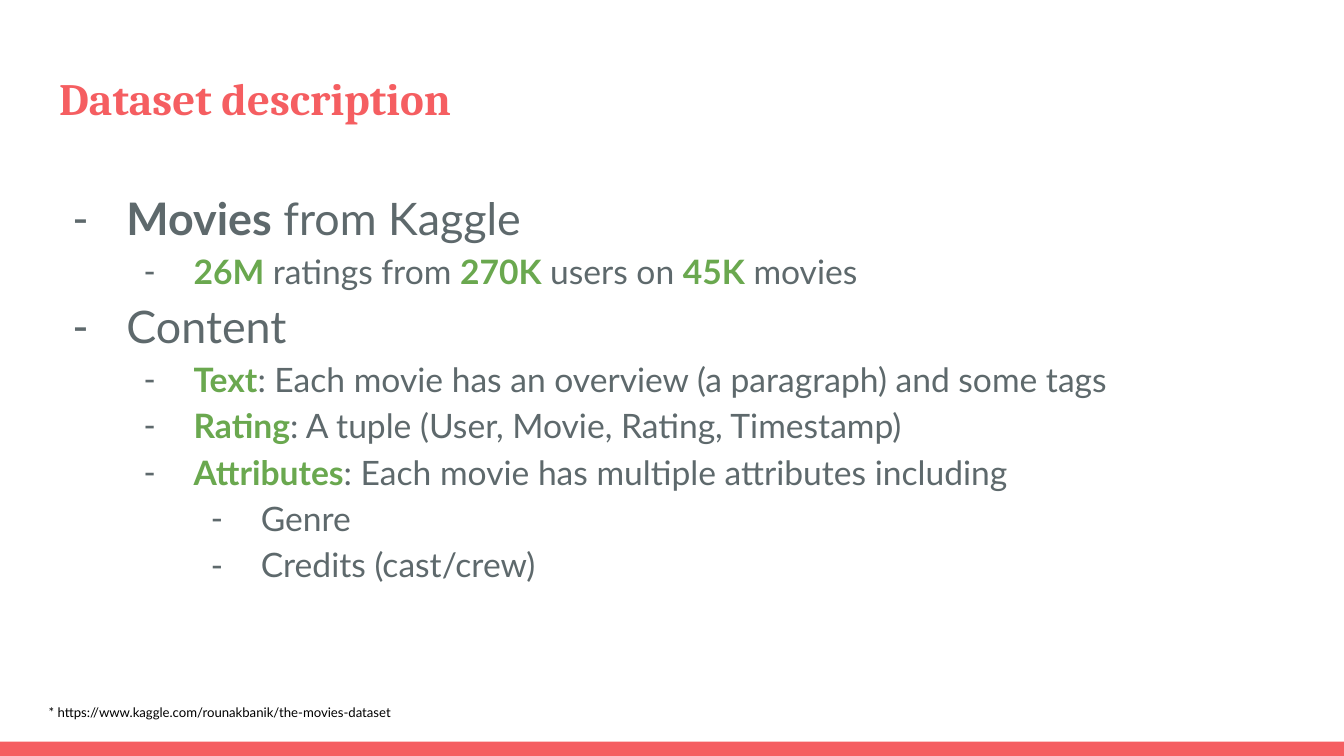
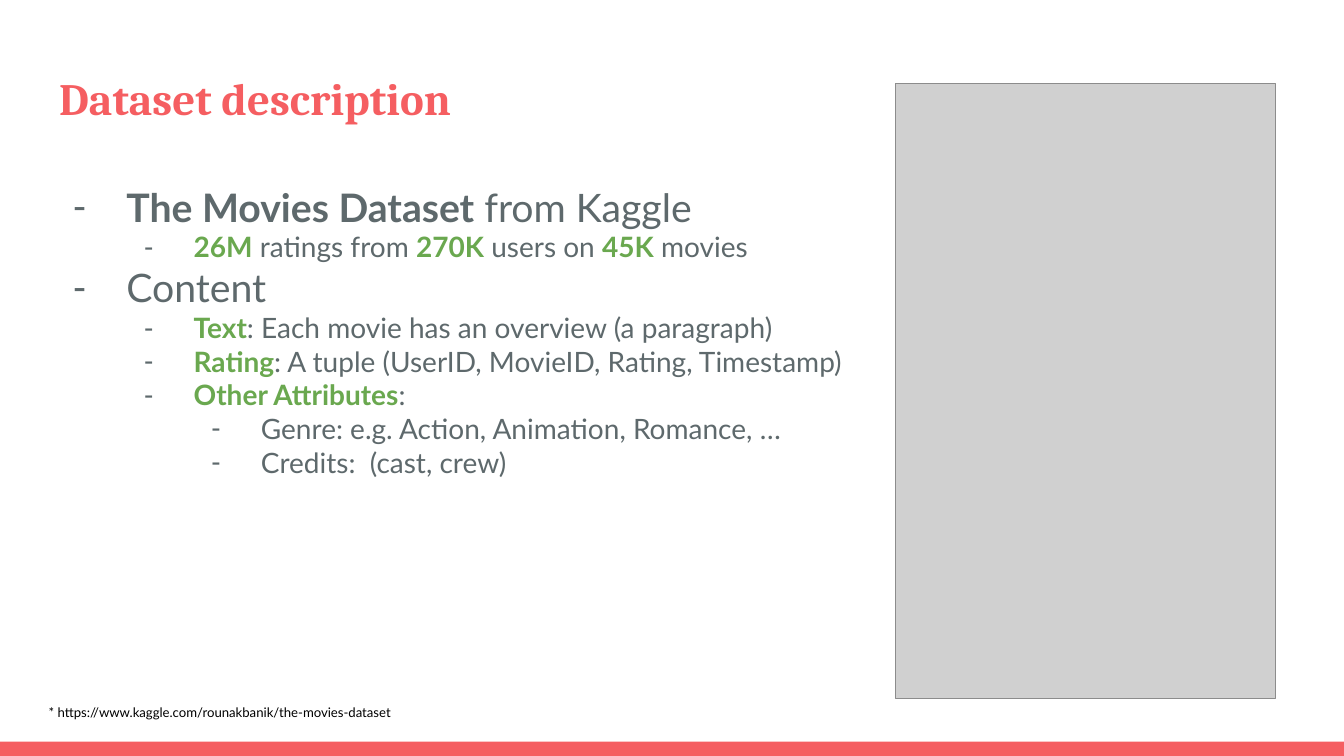
Before and after one commit to drago1234/CSE5525-Final-Project, a slide deck: slide 4 of presentation_v2.0.pptx. Drawn at 1344x756 pixels with LibreOffice and Linux fonts; fonts in the diff are those of the drawing; grey boxes stand for pictures. Boxes give left, top, right and bottom in pixels: in the first picture for what was removed or moved away, otherwise in the second. Text is boxed around its words. In the diff, an @@ line names an element or a change of style, - is before the commit and + after.

```diff
--- a/presentation_v2.0.pptx
+++ b/presentation_v2.0.pptx
@@ picture added at box(895, 84, 1275, 699) @@
@@ text at box(126, 193, 692, 229): text changed; size 32 to 28 pt; bold on @@
-– Movies from Kaggle
+– The Movies Dataset from Kaggle
@@ text at box(126, 236, 748, 303): size 24 to 20 pt in "26M ratings from 270K users on 45K ..."; size 32 to 28 pt in "Content"; line spacing 1.15 to 1 @@
@@ text at box(194, 316, 842, 477): text changed; size 24 to 20 pt @@
-  – Text: Each movie has an overview (a paragraph) and some tags
-  – Rating: A tuple (User, Movie, Rating, Timestamp)
-  – Attributes: Each movie has multiple attributes including
-    – Genre
-    – Credits (cast/crew)
+  – Text: Each movie has an overview (a paragraph)
+  – Rating: A tuple (UserID, MovieID, Rating, Timestamp)
+  – Other Attributes:
+    – Genre: e.g. Action, Animation, Romance, …
+    – Credits: (cast, crew)
```
Also in this commit, not shown: 1 other slide changed, 6 other files.
